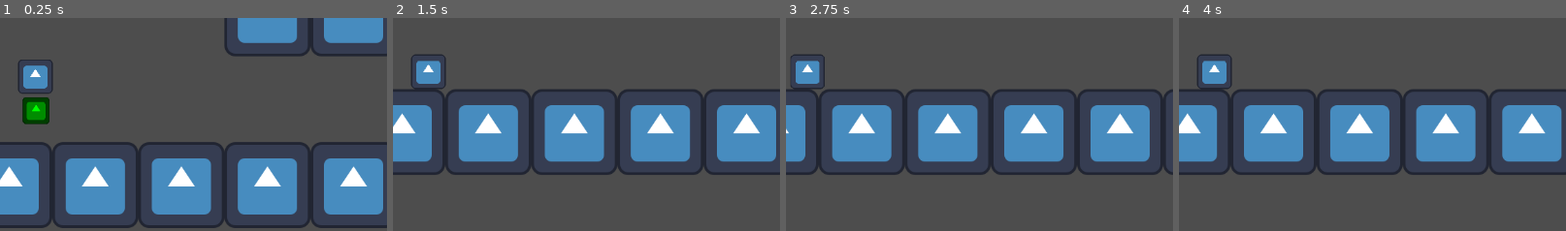
Above: before the commit, frames 1-4 (left to right).
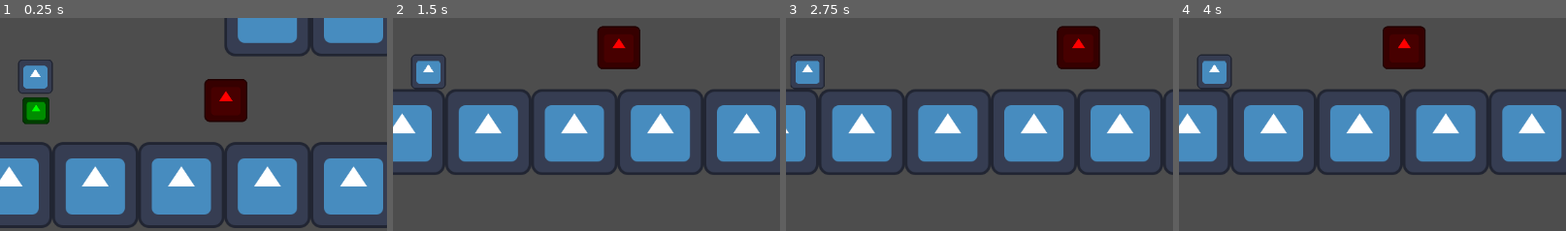
Above: after the commit, the same moments.

Repository: TheHumanMRP/RPG-Life-Tracker
Game: Godot game, scene res://Folders/Systems/Main/Scenes/main_scene.tscn
The game is run twice, just before and just after one commit, with the same random seed, the same clock (stepped at 60 frames per second) and the same inputs. The engine's default icon, where the game draws it, is replaced by a stand-in: a white triangle on a blue panel in a dark square.
Inputs (mouse positions are % of the whole screen's width and height, from its top left):
- Up to frame 1 (0.25 s): no input
- Up to frame 2 (1.5 s): drag from (31, 94) to (19, 45) at 0.52 s; drag from (36, 94) to (19, 44) at 1.27 s
- Up to frame 3 (2.75 s): tap Enter at 2 s; move the mouse to (41, 94) at 2.02 s; hold A (move_left) from 2.03 s (still down); tap T (add_test_sword) at 2.1 s; click (41, 94) at 2.17 s
- Up to frame 4 (4 s): release A (move_left) at 2.75 s; drag from (45, 94) to (45, 47) at 2.77 s; tap R (respawn) at 3.5 s; drag from (50, 94) to (55, 51) at 3.52 s
The pictures show only the part of the screen within x 45-95%, y 38-88%; the shares and areas given below are measured in that part.

The runs differ from the first frame. In frame 1, 2.3% of the frame differs, in the area x 52-64%, y 28-50%; in frame 2, 2.3%; in frame 3, 2.3%, in the area x 69-82%, y 3-25%; in frame 4, 2.2%.
Error in both runs: Invalid access to property or key 'inventory_component' on a base object of type 'Resource (SaveData)'. (res://Folders/Systems/Globals/global.gd:30)

Commit message:
Auto commit at 2026-08-05 20:54:12

Diff:
--- /dev/null
+++ b/Folders/Systems/Enemy/enemy.tscn
@@ -0,0 +1,16 @@
+[gd_scene format=3 uid="uid://bvnmaqdei35bn"]
+
+[ext_resource type="Texture2D" uid="uid://bqulutjwvblw" path="res://Folders/Assets/icon.svg" id="1_pixuj"]
+
+[sub_resource type="RectangleShape2D" id="RectangleShape2D_rv4w4"]
+size = Vector2(64, 64)
+
+[node name="enemy" type="CharacterBody2D" unique_id=254105940]
+
+[node name="Sprite2D" type="Sprite2D" parent="." unique_id=1629446089]
+self_modulate = Color(1, 0, 0, 1)
+scale = Vector2(0.5, 0.5)
+texture = ExtResource("1_pixuj")
+
+[node name="CollisionShape2D" type="CollisionShape2D" parent="." unique_id=1803926068]
+shape = SubResource("RectangleShape2D_rv4w4")
--- a/Folders/Systems/Level_Building_Blocks/Scenes/level.tscn
+++ b/Folders/Systems/Level_Building_Blocks/Scenes/level.tscn
@@ -4,6 +4,7 @@
 [ext_resource type="PackedScene" uid="uid://crloplbam6xo0" path="res://Folders/Systems/Level_Building_Blocks/Scenes/map.tscn" id="1_557i7"]
 [ext_resource type="PackedScene" uid="uid://mexd1qvl140q" path="res://Folders/Systems/Level_Building_Blocks/Scenes/checkpoint.tscn" id="2_cf4ba"]
 [ext_resource type="PackedScene" uid="uid://cu4hnlkwj8l7d" path="res://Folders/Systems/Level_Building_Blocks/Scenes/damage_area.tscn" id="4_d6cyu"]
+[ext_resource type="PackedScene" uid="uid://bvnmaqdei35bn" path="res://Folders/Systems/Enemy/enemy.tscn" id="5_r324k"]
 
 [node name="Level" type="Node2D" unique_id=2061816320]
 script = ExtResource("1_7d5qf")
@@ -11,6 +12,10 @@
 [node name="Map" parent="." unique_id=1953889044 instance=ExtResource("1_557i7")]
 position = Vector2(-3, 0)
 tile_map_data = PackedByteArray("AADJ/w4AAAAAAAAAAADJ/w8AAAAAAAEAAADJ/xAAAAAAAAIAAADJ/xEAAAAAAAMAAADJ/xIAAAAAAAQAAADJ/x …(67504 unchanged characters)…
+
+[node name="SpawnPoint" type="Marker2D" parent="." unique_id=1735526225]
+unique_name_in_owner = true
+position = Vector2(-140, 93)
 
 [node name="CheckPoints" type="Node" parent="." unique_id=2063058173]
 
@@ -21,10 +26,6 @@
 [node name="Checkpoint2" parent="CheckPoints" unique_id=386011850 instance=ExtResource("2_cf4ba")]
 position = Vector2(-139, 177)
 single_time_checkpoint = true
-
-[node name="SpawnPoint" type="Marker2D" parent="." unique_id=1735526225]
-unique_name_in_owner = true
-position = Vector2(-140, 93)
 
 [node name="DamageAreas" type="Node" parent="." unique_id=1404558046]
 
@@ -38,3 +39,6 @@
 insta_kill = true
 player_only = true
 width = 6000.0
+
+[node name="enemy" parent="." unique_id=254105940 instance=ExtResource("5_r324k")]
+position = Vector2(143, 162)
